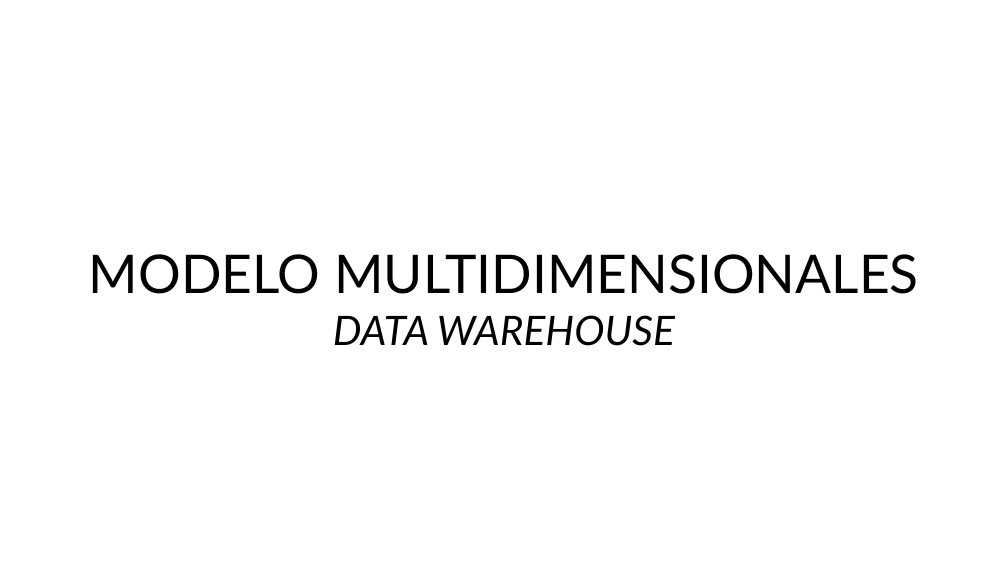
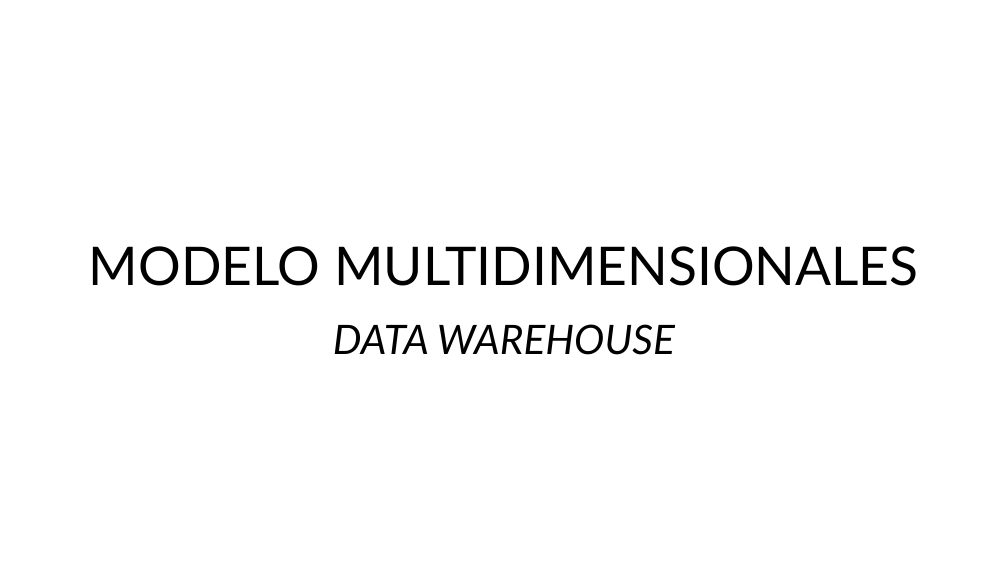
Before and after one commit to Eurobeater/cursoBigDataIA, a slide deck: slide 1 of Sistemas de Big Data/Tema 4 Modelos/Data_warehouse.odp. Drawn at 1008x567 pixels with LibreOffice and Linux fonts; fonts in the diff are those of the drawing. Boxes give left, top, right and bottom in pixels: in the first picture for what was removed or moved away, otherwise in the second. Text is boxed around its words. In the diff, an @@ line names an element or a change of style, - is before the commit and + after.

```diff
--- a/Sistemas de Big Data/Tema 4 Modelos/Data_warehouse.odp
+++ b/Sistemas de Big Data/Tema 4 Modelos/Data_warehouse.odp
@@ subtitle "MODELO MULTIDIMENSIONALES" at (89, 246, 918, 355): more space between paragraphs @@
```
Also in this commit, not shown: 16 other slides changed, 1 other file.
